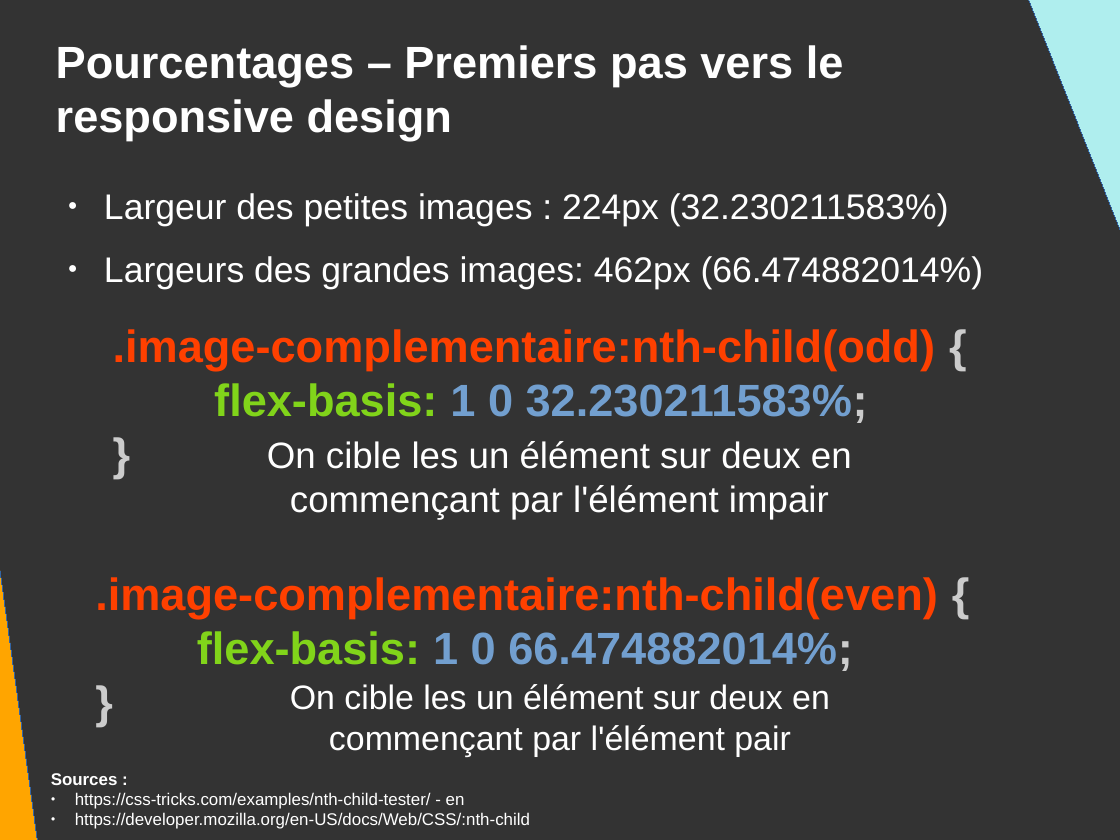
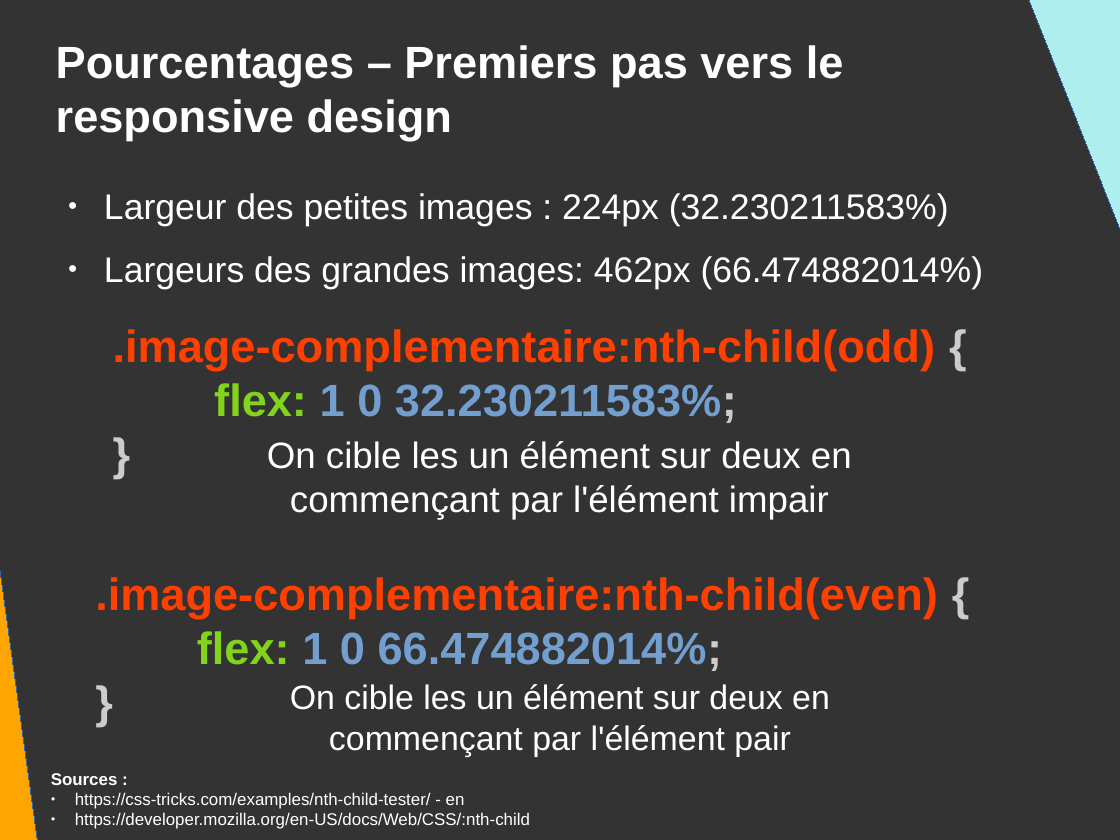
Before and after one commit to DanYellow/presentations, a slide deck: slide 118 of mmi/html/travaux-pratiques/numero-2/presentation.odp. Drawn at 1120x840 pixels with LibreOffice and Linux fonts; fonts in the diff are those of the drawing. Boxes give left, top, right and bottom in pixels: in the first picture for what was removed or moved away, otherwise in the second. Text is boxed around its words. In the diff, an @@ line names an element or a change of style, - is before the commit and + after.

```diff
--- a/mmi/html/travaux-pratiques/numero-2/presentation.odp
+++ b/mmi/html/travaux-pratiques/numero-2/presentation.odp
@@ text at bbox=[214, 383, 737, 423]: text changed @@
-flex-basis: 1 0 32.230211583%;
+flex: 1 0 32.230211583%;
@@ text at bbox=[197, 631, 723, 671]: text changed @@
-flex-basis: 1 0 66.474882014%;
+flex: 1 0 66.474882014%;
```
Also in this commit, not shown: 16 other slides changed, 30 other files.
